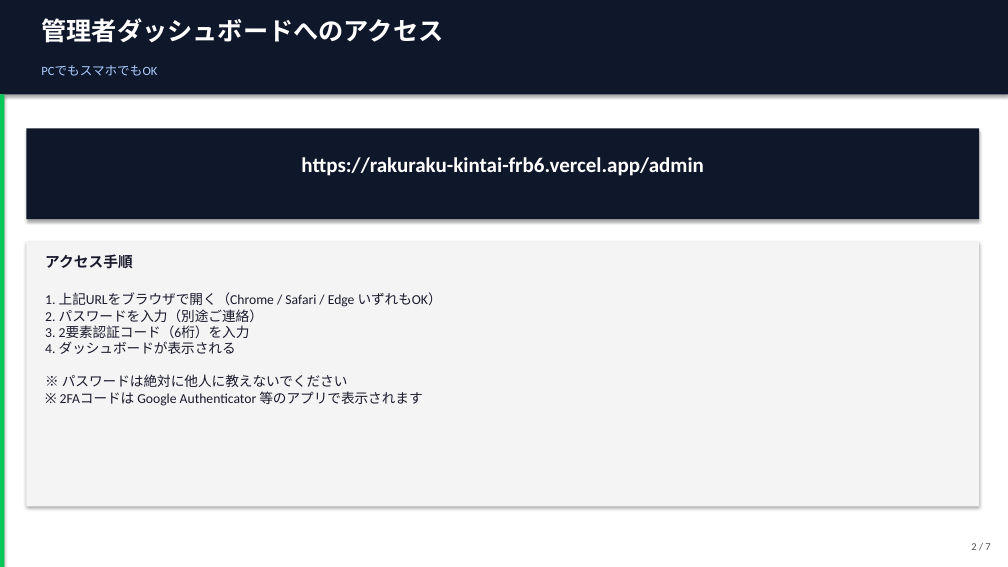
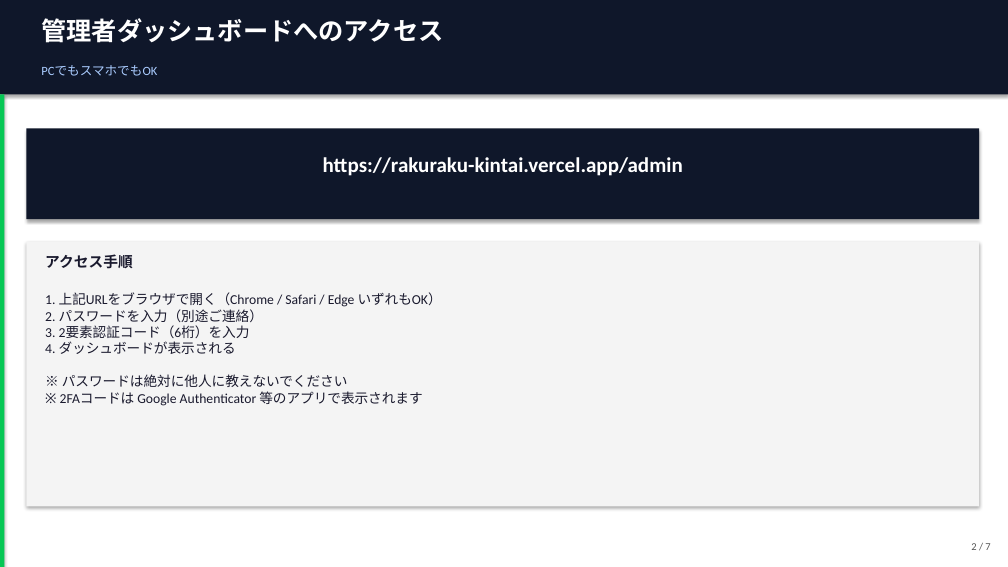
Before and after one commit to biccuri5086-hash/rakuraku-kintai, a slide deck: slide 2 of らくらく勤怠/sales/07_管理者向けマニュアル.pptx. Drawn at 1008x567 pixels with LibreOffice and Linux fonts; fonts in the diff are those of the drawing. Boxes give left, top, right and bottom in pixels: in the first picture for what was removed or moved away, otherwise in the second. Text is boxed around its words. In the diff, an @@ line names an element or a change of style, - is before the commit and + after.

```diff
--- a/らくらく勤怠/sales/07_管理者向けマニュアル.pptx
+++ b/らくらく勤怠/sales/07_管理者向けマニュアル.pptx
@@ text at [323,157,683,176]: text changed @@
-https://rakuraku-kintai-frb6.vercel.app/admin
+https://rakuraku-kintai.vercel.app/admin
```
Also in this commit, not shown: 8 other files.
